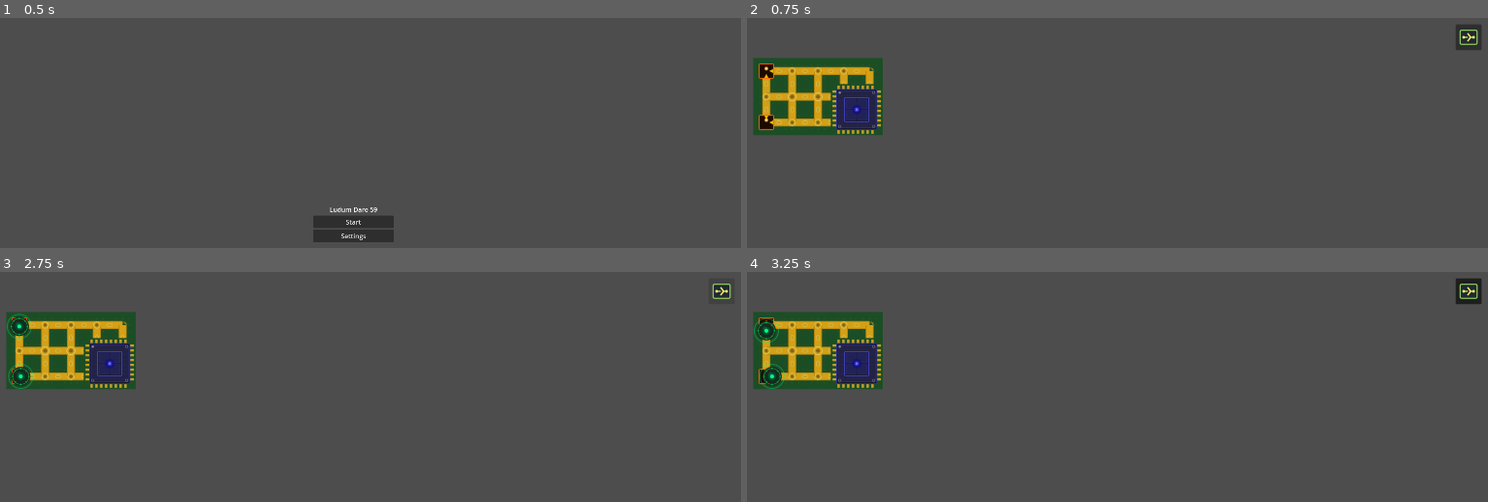
Above: before the commit, frames 1-4 (two rows, left to right).
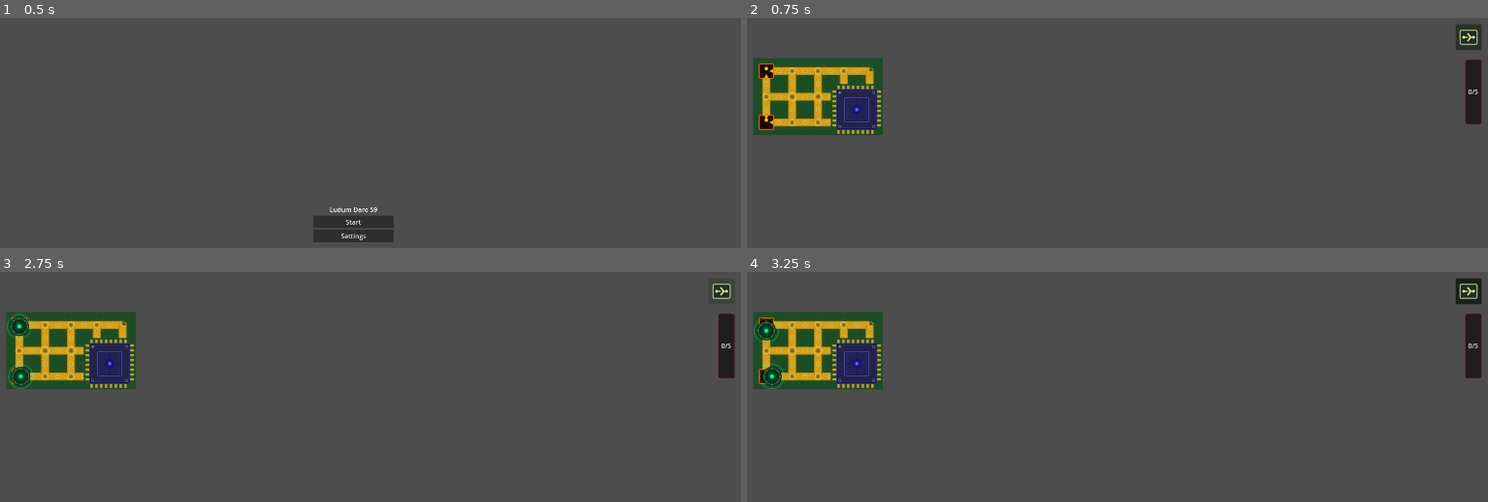
Above: after the commit, the same moments.

Repository: ProfessorLayton322/ldjam_59
Game: Godot game, scene res://scenes/menu.tscn
Two runs of this game, one before a commit and one after it. Both use one fixed random seed, a clock stepped at 60 frames per second and the inputs below.
Inputs (mouse positions are in pixels of both pictures, inside the frame that each line leads up to):
- Up to frame 1 (0.5 s): no input
- Up to frame 2 (0.75 s): click "Start" at 0.5 s
- Up to frame 3 (2.75 s): click (718, 290) at 1.25 s; click (718, 290) at 2 s
- Up to frame 4 (3.25 s): click (1465, 290) at 2.75 s

Frame 1 is identical in both runs. In frame 2, 0.6% of the frame differs, in the area x 96-100%, y 18-47%; in frame 3, 0.6%; in frame 4, 0.6%.

Commit message:
Temperature meter

Diff:
--- a/ludum-dare-59/project.godot
+++ b/ludum-dare-59/project.godot
@@ -24,12 +24,6 @@
 
 window/size/viewport_width=1920
 window/size/viewport_height=1080
-window/size/resizable=true
-
-[display]
-
-window/size/viewport_width=1920
-window/size/viewport_height=1080
 
 [editor_plugins]
 
--- a/ludum-dare-59/scripts/demo.gd
+++ b/ludum-dare-59/scripts/demo.gd
@@ -7,6 +7,8 @@
 const GRID_SIZE := Vector2i(5, 3)
 const TILE_SIZE := Vector2(64.0, 64.0)
 const ORIGIN := Vector2(100.0, 100.0)
+const MAX_TEMPERATURE := 5
+const DEFAULT_GATE_TEMPERATURE_COST := 1
 # 2x2 block: x=3-4, y=1-2  -> ids 8,9 (row 1) and 13,14 (row 2)
 const CPU_NODE_IDS := [8, 9, 13, 14]
 const SPAWNER_NODE_IDS := [0, 10]
@@ -16,7 +18,10 @@
 
 var _graph: Graph
 var _placing_default_gate := false
+var _temperature := 0
 var _default_gate_button: Button
+var _temperature_fill: ColorRect
+var _temperature_label: Label
 
 
 func _unhandled_input(event: InputEvent) -> void:
@@ -132,15 +137,72 @@
 	root.add_child(button)
 	_default_gate_button = button
 
+	_create_temperature_meter(root)
+	_update_temperature_meter()
+
+
+func _create_temperature_meter(root: Control) -> void:
+	var meter := Panel.new()
+	meter.name = "TemperatureMeter"
+	meter.mouse_filter = Control.MOUSE_FILTER_IGNORE
+	meter.anchor_left = 1.0
+	meter.anchor_right = 1.0
+	meter.offset_left = -56.0
+	meter.offset_right = -16.0
+	meter.offset_top = 104.0
+	meter.offset_bottom = 264.0
+
+	var meter_style := StyleBoxFlat.new()
+	meter_style.bg_color = Color(0.08, 0.08, 0.08, 0.82)
+	meter_style.border_color = Color(0.32, 0.05, 0.04, 1.0)
+	meter_style.border_width_left = 2
+	meter_style.border_width_top = 2
+	meter_style.border_width_right = 2
+	meter_style.border_width_bottom = 2
+	meter_style.corner_radius_top_left = 4
+	meter_style.corner_radius_top_right = 4
+	meter_style.corner_radius_bottom_right = 4
+	meter_style.corner_radius_bottom_left = 4
+	meter.add_theme_stylebox_override("panel", meter_style)
+	root.add_child(meter)
+
+	var fill := ColorRect.new()
+	fill.name = "Fill"
+	fill.color = Color(0.92, 0.05, 0.02, 1.0)
+	fill.mouse_filter = Control.MOUSE_FILTER_IGNORE
+	fill.anchor_left = 0.0
+	fill.anchor_top = 1.0
+	fill.anchor_right = 1.0
+	fill.anchor_bottom = 1.0
+	fill.offset_left = 4.0
+	fill.offset_top = 0.0
+	fill.offset_right = -4.0
+	fill.offset_bottom = -4.0
+	meter.add_child(fill)
+	_temperature_fill = fill
+
+	var label := Label.new()
+	label.name = "TemperatureLabel"
+	label.horizontal_alignment = HORIZONTAL_ALIGNMENT_CENTER
+	label.vertical_alignment = VERTICAL_ALIGNMENT_CENTER
+	label.mouse_filter = Control.MOUSE_FILTER_IGNORE
+	label.add_theme_color_override("font_color", Color.WHITE)
+	label.add_theme_color_override("font_shadow_color", Color.BLACK)
+	label.add_theme_constant_override("shadow_offset_x", 1)
+	label.add_theme_constant_override("shadow_offset_y", 1)
+	label.set_anchors_preset(Control.PRESET_FULL_RECT)
+	meter.add_child(label)
+	_temperature_label = label
+
 
 func _on_default_gate_button_pressed() -> void:
 	_set_gate_placement_enabled(_default_gate_button.button_pressed)
 
 
 func _set_gate_placement_enabled(enabled: bool) -> void:
-	_placing_default_gate = enabled
+	_placing_default_gate = enabled and _can_place_default_gate()
 	if _default_gate_button != null:
-		_default_gate_button.set_pressed_no_signal(enabled)
+		_default_gate_button.set_pressed_no_signal(_placing_default_gate)
 
 
 func _get_track_vertex_id_at_global_position(global_position: Vector2) -> int:
@@ -163,6 +225,10 @@
 
 
 func _place_default_gate(vertex_id: int) -> bool:
+	if not _can_place_default_gate():
+		_set_gate_placement_enabled(false)
+		return false
+
 	if Gate.get_gate(_graph, vertex_id) != null:
 		return false
 
@@ -170,7 +236,33 @@
 	gate.graph = _graph
 	gate.vertex_id = vertex_id
 	add_child(gate)
+	_change_temperature(DEFAULT_GATE_TEMPERATURE_COST)
 	return true
+
+
+func _can_place_default_gate() -> bool:
+	return _temperature + DEFAULT_GATE_TEMPERATURE_COST <= MAX_TEMPERATURE
+
+
+func _change_temperature(amount: int) -> void:
+	_temperature = clampi(_temperature + amount, 0, MAX_TEMPERATURE)
+	_update_temperature_meter()
+
+
+func _update_temperature_meter() -> void:
+	if _temperature_fill != null:
+		var ratio := float(_temperature) / float(MAX_TEMPERATURE)
+		_temperature_fill.anchor_top = 1.0 - ratio
+		_temperature_fill.offset_top = 0.0
+
+	if _temperature_label != null:
+		_temperature_label.text = "%d/%d" % [_temperature, MAX_TEMPERATURE]
+
+	if _default_gate_button != null:
+		var can_place := _can_place_default_gate()
+		_default_gate_button.disabled = not can_place
+		if not can_place:
+			_set_gate_placement_enabled(false)
 
 
 func _connection_key(vertex: GraphVertex) -> int:
